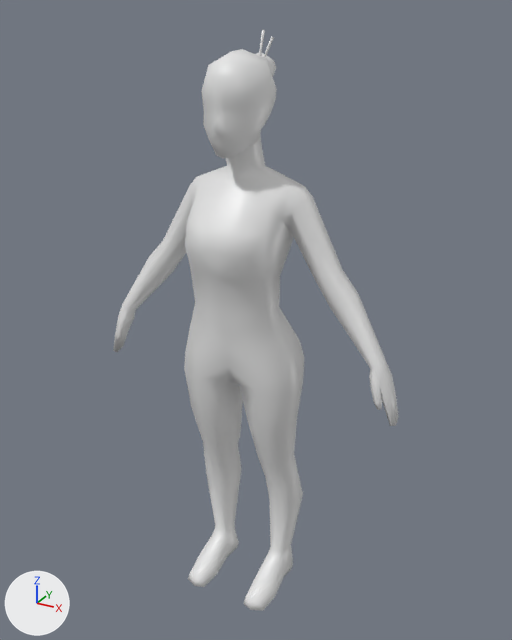
Two versions of the glTF model Assets/Characters/JessicaBuzzcut/JessicaBuzzcut.glb, one commit apart.
Before and after are seen from a 50 mm lens placed at (2.17, -3.89, 4.06), pointed at (0.05, -0.04, 2.13). Arrows for +X, +Y and +Z are at lower left; the lights stay in place. Where no turn or scale is listed for an object, it has been applied to the vertices.
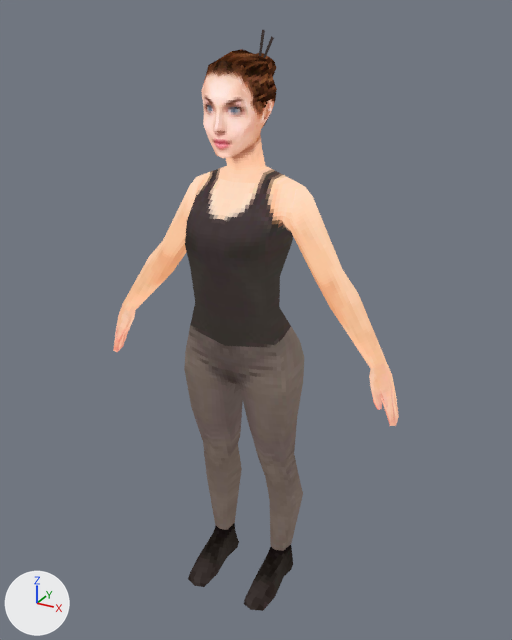
Commit message: add jessica

Where the newer file only moved an object's origin or applied its transform, the numbers keep the older frame.

Where the change shows, as pixel boxes (x1, y1, x2, y2) in the pictures (512 x 640 px):
'Cylinder', surface changed
    both: (113, 30, 399, 611)

Edits to the bpy script that builds the scene:
```text
Add img_woman_2048:
    img_woman_2048 = load_image('WOMAN_2048', '_unpacked/WOMAN_2048', 2048, 2048, 'sRGB')
Change mat_woman_low:
    remove # nodes: BsdfPrincipled, Mix, OutputMaterial, VertexColor
    remove # colours: white #e7e7e7
    nodes: BsdfTransparent, Emission, LightPath, Mix, MixShader, OutputMaterial, TexImage, VertexColor
    uses the picture img_woman_2048
```
